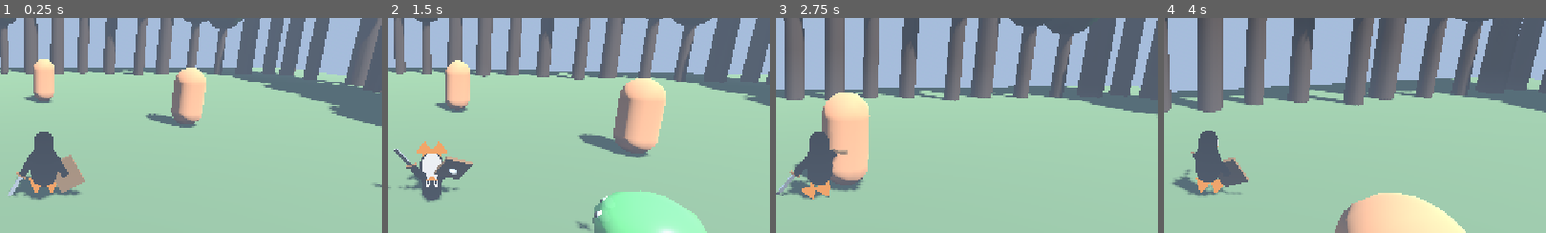
Above: before the commit, frames 1-4 (left to right).
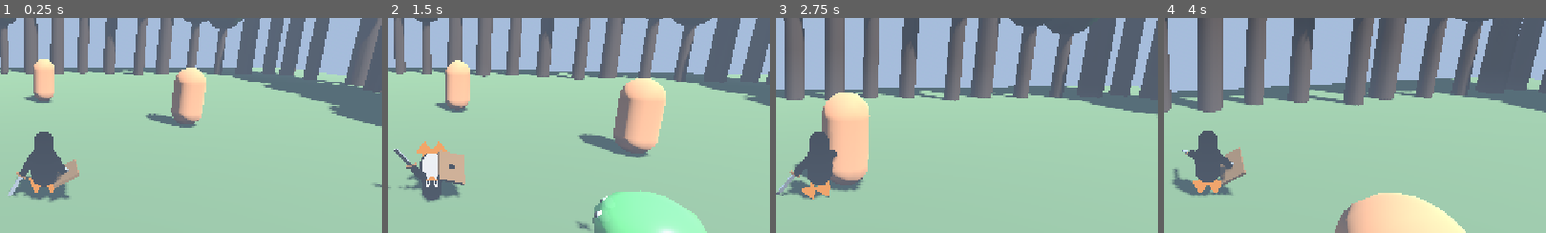
Above: after the commit, the same moments.

Repository: ruapotato/The-Legend-of-Tux
Game: Godot game, scene res://scenes/main.tscn
Two runs of this game, one before a commit and one after it. Both use one fixed random seed, a clock stepped at 60 frames per second and the inputs below.
Inputs (mouse positions are % of the whole screen's width and height, from its top left):
- Up to frame 1 (0.25 s): no input
- Up to frame 2 (1.5 s): tap Enter at 0.5 s; move the mouse to (55, 50) at 0.52 s; press the mouse at (55, 50) at 0.53 s; hold W (move_forward) from 0.53 s (still down); tap Space (jump) at 0.77, 1.07 s; tap Ctrl (roll) at 0.8, 1.35 s; move the mouse to (45, 50) at 1.27 s; release the mouse at (45, 50) at 1.28 s
- Up to frame 3 (2.75 s): keep holding W (move_forward); tap Space (jump) at 1.52, 1.82, 2.3 s; right-click (45, 50) at 1.55 s; move the mouse to (52, 48) at 2.02 s; hold Right mouse button (shield) from 2.03 s (still down)
- Up to frame 4 (4 s): keep holding W (move_forward); move the mouse to (49, 52) at 2.77 s; release Right mouse button (shield) at 2.78 s; tap Space (jump) at 2.85, 3.02, 3.32, 3.77 s; click (49, 52) at 3.05 s; move the mouse to (57, 51) at 3.52 s; press the mouse at (57, 51) at 3.53 s; tap Ctrl (roll) at 3.8 s
The pictures show only the part of the screen within x 44-94%, y 28-78%; the shares and areas given below are measured in that part.

The runs differ from the first frame. In frame 1, 0.7% of the frame differs, in the area x 12-23%, y 63-86%; in frame 2, 1.2%; in frame 3, less than 0.1%; in frame 4, 1.4%, in the area x 2-23%, y 52-83%.

Commit message:
Pose tweaks + sound bank with 27 SFX
Pose fixes:
- Jump-strike: arm rotates to exactly 90° forward (-π/2), sword
  pointing straight away from the player rather than down-and-side
- Shield: rotated -90° around X so the broad face is perpendicular to
  the wing length — when arm raises to block, the face points at the
  enemy instead of being flush against the wing
- Charge end pose: arm held straight out (slightly back from forward)
  rather than wound back at the shoulder

Audio:
- SoundBank autoload with pooled 3D + 2D voices, name-based lookup
- 9 sounds carried over from prior project (jump, land, hurt, death,
  step, etc. — already-original synths)
- 18 new SFX generated by tools/gen_sfx.py: sword_swing/jab/hit,
  charge + ready, spin, jump_strike, shield_raise/block, parry, roll,
  pebble_get, crystal_hit, gate_open/close, blob_alert/attack/die
- Wired into player (action transitions, sword hits, parry/block),
  enemy blob (alert/attack/die), hit-switch (crystal hit), timed gate
  (open/close), and pebble pickups via GameState

Co-Authored-By: Claude Opus 4.7 (1M context) <noreply@anthropic.com>

Diff:
--- a/godot/project.godot
+++ b/godot/project.godot
@@ -88,6 +88,7 @@
 [autoload]
 
 GameState="*res://scripts/game_state.gd"
+SoundBank="*res://scripts/sound_bank.gd"
 
 [rendering]
 
--- a/godot/scripts/enemy_blob.gd
+++ b/godot/scripts/enemy_blob.gd
@@ -144,6 +144,7 @@
     hitbox.monitoring = false
     hitbox.monitorable = false
     attack_hitbox.monitoring = false
+    SoundBank.play_3d("blob_die", global_position)
     GameState.add_pebbles(pebble_reward)
     died.emit()
     # Flatten into a puddle then disappear.
@@ -153,10 +154,16 @@
 
 
 func _set_state(new_state: int) -> void:
+    var prev := state
     state = new_state
     state_time = 0.0
     if state != State.ATTACK:
         attack_hitbox.monitoring = false
+    # Audio cues for state transitions worth hearing.
+    if state == State.CHASE and prev == State.IDLE:
+        SoundBank.play_3d("blob_alert", global_position)
+    elif state == State.ATTACK and prev == State.WIND_UP:
+        SoundBank.play_3d("blob_attack", global_position)
 
 
 func _on_attack_overlap(body: Node) -> void:
--- a/godot/scripts/game_state.gd
+++ b/godot/scripts/game_state.gd
@@ -76,3 +76,4 @@
 func add_pebbles(amount: int) -> void:
     pebbles += amount
     pebbles_changed.emit(pebbles)
+    SoundBank.play_2d("pebble_get")
--- a/godot/scripts/hit_switch.gd
+++ b/godot/scripts/hit_switch.gd
@@ -37,6 +37,7 @@
     _active = true
     _cooldown_t = cooldown
     _refresh_color()
+    SoundBank.play_3d("crystal_hit", global_position)
     activated.emit()
 
 
--- /dev/null
+++ b/godot/scripts/sound_bank.gd
@@ -0,0 +1,76 @@
+extends Node
+
+# Autoloaded sound playback hub. Loads every named WAV from
+# assets/sounds/ on startup and pools AudioStreamPlayer voices so we
+# don't allocate on each shot. Two flavors of playback:
+#
+#   play_3d(name, world_pos) — positional, falls off with distance.
+#   play_2d(name)            — UI / global, no spatialization.
+#
+# Names are stable file basenames — every sound below maps 1:1 to
+# assets/sounds/<name>.wav. Replace the WAV without changing code.
+
+const SOUNDS_DIR := "res://assets/sounds"
+const VOICE_COUNT_3D := 10
+const VOICE_COUNT_2D := 3
+
+const SOUND_NAMES := [
+    # Carried over from prior project (already-original synths).
+    "jump", "land", "land_hard", "hurt", "death", "step", "pause",
+    "enemy_squish", "ground_pound",
+    # New, generated by tools/gen_sfx.py.
+    "sword_swing", "sword_jab", "sword_hit",
+    "sword_charge", "sword_charge_ready",
+    "spin_attack", "jump_strike",
+    "shield_raise", "shield_block", "parry",
+    "roll", "pebble_get", "crystal_hit",
+    "gate_open", "gate_close",
+    "blob_alert", "blob_attack", "blob_die",
+]
+
+var _streams: Dictionary = {}
+var _voices_3d: Array[AudioStreamPlayer3D] = []
+var _voices_2d: Array[AudioStreamPlayer] = []
+var _idx_3d: int = 0
+var _idx_2d: int = 0
+
+
+func _ready() -> void:
+    for sound_name in SOUND_NAMES:
+        var path := "%s/%s.wav" % [SOUNDS_DIR, sound_name]
+        var s: AudioStream = load(path)
+        if s:
+            _streams[sound_name] = s
+    for _i in range(VOICE_COUNT_3D):
+        var p := AudioStreamPlayer3D.new()
+        p.unit_size = 8.0
+        p.max_distance = 30.0
+        add_child(p)
+        _voices_3d.append(p)
+    for _i in range(VOICE_COUNT_2D):
+        var p2 := AudioStreamPlayer.new()
+        add_child(p2)
+        _voices_2d.append(p2)
+
+
+func play_3d(sound_name: String, world_pos: Vector3, pitch_jitter: float = 0.05) -> void:
+    var stream: AudioStream = _streams.get(sound_name)
+    if not stream or _voices_3d.is_empty():
+        return
+    var p := _voices_3d[_idx_3d % _voices_3d.size()]
+    _idx_3d += 1
+    p.stream = stream
+    p.global_position = world_pos
+    p.pitch_scale = 1.0 + (randf() * 2.0 - 1.0) * pitch_jitter
+    p.play()
+
+
+func play_2d(sound_name: String, pitch_jitter: float = 0.04) -> void:
+    var stream: AudioStream = _streams.get(sound_name)
+    if not stream or _voices_2d.is_empty():
+        return
+    var p := _voices_2d[_idx_2d % _voices_2d.size()]
+    _idx_2d += 1
+    p.stream = stream
+    p.pitch_scale = 1.0 + (randf() * 2.0 - 1.0) * pitch_jitter
+    p.play()
--- a/godot/scripts/timed_gate.gd
+++ b/godot/scripts/timed_gate.gd
@@ -34,6 +34,7 @@
     _is_open = true
     _close_t = open_duration
     _anim_t = 0.0
+    SoundBank.play_3d("gate_open", global_position)
     opened.emit()
 
 
@@ -48,6 +49,7 @@
         if _close_t <= 0.0:
             _is_open = false
             _anim_t = 0.0
+            SoundBank.play_3d("gate_close", global_position)
             closed.emit()
     else:
         if _anim_t < anim_time:
--- a/godot/scripts/tux_anim.gd
+++ b/godot/scripts/tux_anim.gd
@@ -187,49 +187,46 @@
     _rot(bones.get("leg_l"), Vector3(0.1, 0, 0))
 
 
-# Aerial down-strike: blade extended forward and slightly down (sword
-# leading the dive), free wing tucked back for balance, body angled
-# forward into the strike. Pose is mostly static — the trail effect
-# spawned by tux_player sells the motion better than a frantic per-
-# tick arc.
+# Aerial down-strike: blade extended STRAIGHT FORWARD (arm horizontal,
+# 90° from torso), free wing tucked back for balance. Pose is mostly
+# static — the trail FX spawned by tux_player sells the motion. The
+# brief lerp from -1.0 → -1.55 is just a tiny wind-up so the strike
+# isn't a stiff snap to the final pose.
 func _pose_jump_attack(t: float) -> void:
     var phase: float = clamp(t / 0.70, 0.0, 1.0)
-    # Subtle wind-up at the start (arm cocks up briefly), then the
-    # forward thrust commits.
     var thrust_in: float = clamp(phase * 4.0, 0.0, 1.0)
-    var arm_x: float = lerpf(-1.2, -1.85, thrust_in)
-    _rot(bones.get("arm_r"), Vector3(arm_x, -0.25, 0.05))
+    var arm_x: float = lerpf(-1.00, -1.55, thrust_in)   # ends at exactly 90° forward
+    _rot(bones.get("arm_r"), Vector3(arm_x, -0.15, 0.0))
     _rot(bones.get("arm_l"), Vector3(-0.7, 0.25, -0.5))
-    _rot(bones.get("torso"), Vector3(0.35, 0, 0))
-    _rot(bones.get("head"),  Vector3(0.20, 0, 0))
+    _rot(bones.get("torso"), Vector3(0.10, 0, 0))
+    _rot(bones.get("head"),  Vector3(0.15, 0, 0))
     _rot(bones.get("leg_l"), Vector3(-0.5, 0, 0))
     _rot(bones.get("leg_r"), Vector3(-0.25, 0, 0))
 
 
-# Charging wind-up. Body twists, sword arm cocked far back. To avoid the
-# visible "pop" when ACT_CHARGING starts right after a swing ends, we
-# blend in from the swing-end pose (arm extended forward) over the first
-# ~0.18s before settling into the wound-back pose. When `full` is true
-# the pose adds a tremor sine to read as ready-to-go.
+# Charging wind-up. Sword stays extended forward — we wanted "straight
+# out or slightly back from the player" rather than wound-back-by-the-
+# shoulder. The blade drops a touch through the charge to read as
+# weight gathering, but stays roughly in the plane of the swing. When
+# `full` is true the pose adds a tremor sine for the ready-to-go feel.
 func _pose_charging(t: float, full: bool) -> void:
     var blend: float = clamp(t / 0.18, 0.0, 1.0)
-    # "swing-end" arm pose (extended forward, slightly to the right)
+    # "swing-end" arm pose (extended forward, slightly to the right) →
+    # charge-ready pose (arm slightly back from straight-forward, dropped
+    # a hair so the blade reads as gathering weight).
     var arm_r_start := Vector3(-1.5, 0.6, 0.15)
-    # wound-back charge-ready pose
-    var arm_r_end   := Vector3(-0.6, -0.7, 1.2)
+    var arm_r_end   := Vector3(-1.30, 0.10, 0.10)
     var arm_r_now: Vector3 = arm_r_start.lerp(arm_r_end, blend)
     if full:
-        var tremor: float = sin(t * 30.0) * 0.05
+        var tremor: float = sin(t * 30.0) * 0.04
         arm_r_now += Vector3(tremor, 0.0, tremor)
     _rot(bones.get("arm_r"), arm_r_now)
 
-    var twist: float = -0.5 * blend
-    _rot(bones.get("torso"),  Vector3(0.05, twist, 0.0))
-    _rot(bones.get("pelvis"), Vector3(0.0,  twist * 0.4, 0.0))
-    _rot(bones.get("arm_l"),  Vector3(-0.4, 0.4, -0.5))
-    _rot(bones.get("leg_l"),  Vector3(-0.2, 0, 0))
-    _rot(bones.get("leg_r"),  Vector3(-0.2, 0, 0))
-    _rot(bones.get("head"),   Vector3(0.0, twist * 0.5, 0.0))
+    _rot(bones.get("torso"),  Vector3(0.05, 0.0, 0.0))
+    _rot(bones.get("arm_l"),  Vector3(-0.5, 0.1, -0.7))
+    _rot(bones.get("leg_l"),  Vector3(-0.1, 0, 0))
+    _rot(bones.get("leg_r"),  Vector3(-0.1, 0, 0))
+    _rot(bones.get("head"),   Vector3(0.05, 0.0, 0.0))
 
 
 # Spin attack: arm stays at the swing-end position (blade extended
--- a/godot/scripts/tux_player.gd
+++ b/godot/scripts/tux_player.gd
@@ -26,6 +26,12 @@
 var _blade_node: MeshInstance3D = null
 var _trail_cooldown: float = 0.0
 const TRAIL_INTERVAL: float = 0.025
+
+# Sound dispatch state — tracks transitions in the action machine and
+# the swing index so combo continuations also fire a swing whoosh.
+var _prev_action: int = -1
+var _prev_swing_idx: int = -1
+var _charge_ready_played: bool = false
 
 
 func _ready() -> void:
@@ -55,7 +61,11 @@
     var arm_r: Node3D = bones["arm_r"]
     var arm_l: Node3D = bones["arm_l"]
     var SWORD_LOCAL := Transform3D(Basis.IDENTITY, Vector3(-0.07, -0.32, 0))
-    var SHIELD_LOCAL := Transform3D(Basis.IDENTITY, Vector3(0.07, -0.30, 0))
+    # Shield rotated -90° around X so the broad face is perpendicular to
+    # the wing's length axis — when arm_l rotates forward to block, the
+    # broad face ends up pointing toward the enemy instead of being
+    # flush against the wing.
+    var SHIELD_LOCAL := Transform3D(Basis(Vector3(1, 0, 0), -PI / 2), Vector3(0.07, -0.30, 0))
     remove_child(sword)
     arm_r.add_child(sword)
     sword.transform = SWORD_LOCAL
@@ -110,6 +120,7 @@
         sword_hitbox.disarm()
 
     _emit_trail_if_active(delta)
+    _dispatch_action_sounds()
 
 
 func _read_inputs() -> void:
@@ -137,16 +148,68 @@
 # ---- Damage in / out --------------------------------------------------
 
 func take_damage(amount: int, source_pos: Vector3) -> void:
+    var was_blocking: bool = state.action == TuxState.ACT_BLOCK
+    var was_parry: bool = state.parry_active
+    var was_iframes: bool = state.action == TuxState.ACT_ROLL \
+                            and state.action_time <= TuxState.ROLL_IFRAME_END
     if state.take_hit(source_pos, amount):
         GameState.damage(amount)
+        # ACT_HURT will fire its sound via _dispatch_action_sounds.
+    else:
+        if was_parry:
+            SoundBank.play_3d("parry", global_position)
+        elif was_blocking:
+            SoundBank.play_3d("shield_block", global_position)
+        # i-frames during a roll are intentionally silent.
 
 
 func _on_sword_hit(_target: Node) -> void:
-    pass
+    SoundBank.play_3d("sword_hit", global_position)
 
 
 func _on_player_died() -> void:
     state.kill()
+
+
+# ---- Sound dispatch ----------------------------------------------------
+
+# Translates state-machine events into one-shot SFX. Watches both the
+# action enum and the swing_index so combo continuations (which stay
+# in ACT_ATTACK but bump swing_index) get their own whoosh.
+func _dispatch_action_sounds() -> void:
+    var TS := TuxState
+    var act: int = state.action
+    var swing_idx: int = state.swing_index
+    var changed: bool = act != _prev_action
+
+    # Combo step inside ACT_ATTACK — same action, new swing index.
+    if act == TS.ACT_ATTACK and (changed or swing_idx != _prev_swing_idx):
+        SoundBank.play_3d("sword_swing", global_position)
+
+    if changed:
+        match act:
+            TS.ACT_JAB:         SoundBank.play_3d("sword_jab", global_position)
+            TS.ACT_JUMP_ATTACK: SoundBank.play_3d("jump_strike", global_position)
+            TS.ACT_SPIN:        SoundBank.play_3d("spin_attack", global_position)
+            TS.ACT_BLOCK:       SoundBank.play_3d("shield_raise", global_position)
+            TS.ACT_ROLL:        SoundBank.play_3d("roll", global_position)
+            TS.ACT_JUMP:        SoundBank.play_3d("jump", global_position)
+            TS.ACT_LAND:        SoundBank.play_3d("land", global_position)
+            TS.ACT_HURT:        SoundBank.play_3d("hurt", global_position)
+            TS.ACT_DEAD:        SoundBank.play_3d("death", global_position)
+            TS.ACT_CHARGING:    SoundBank.play_3d("sword_charge", global_position)
+        if act == TS.ACT_CHARGING:
+            _charge_ready_played = false
+
+    # Charge crosses the spin threshold — play the "fully charged" cue
+    # exactly once per charge.
+    if act == TS.ACT_CHARGING and not _charge_ready_played \
+            and state.charge_time >= TS.CHARGE_TIME_FOR_SPIN:
+        SoundBank.play_3d("sword_charge_ready", global_position)
+        _charge_ready_played = true
+
+    _prev_action = act
+    _prev_swing_idx = swing_idx
 
 
 # ---- Sword trail FX ---------------------------------------------------
Not shown, added: godot/assets/sounds/blob_alert.wav.import
Not shown, added: godot/assets/sounds/blob_attack.wav.import
Not shown, added: godot/assets/sounds/blob_die.wav.import
Not shown, added: godot/assets/sounds/crystal_hit.wav.import
Not shown, added: godot/assets/sounds/death.wav.import
Not shown, added: godot/assets/sounds/enemy_squish.wav.import
Not shown, added: godot/assets/sounds/gate_close.wav.import
Not shown, added: godot/assets/sounds/gate_open.wav.import
Not shown, added: godot/assets/sounds/ground_pound.wav.import
Not shown, added: godot/assets/sounds/hurt.wav.import
Not shown, added: godot/assets/sounds/jump.wav.import
Not shown, added: godot/assets/sounds/jump_strike.wav.import
(and 56 more such lines)
